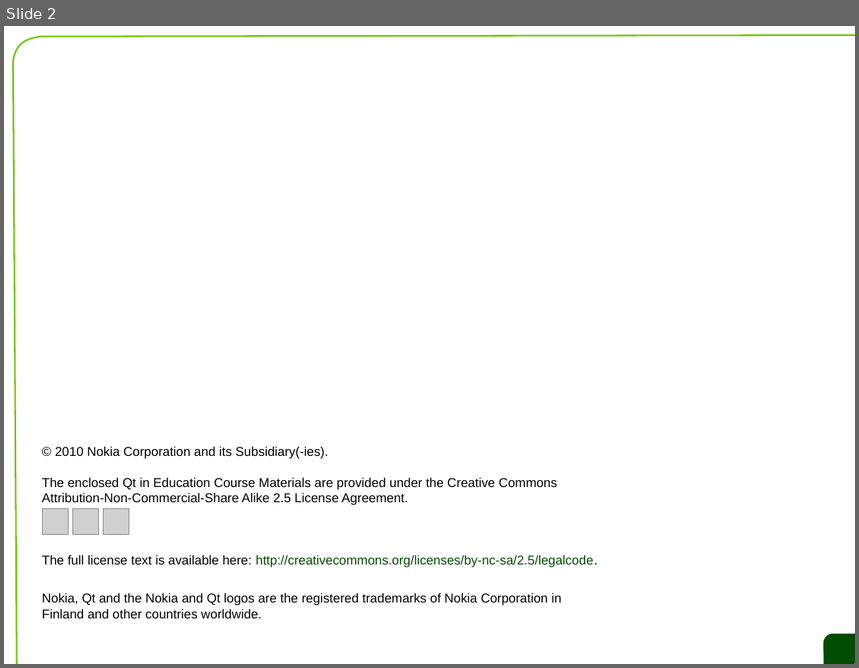
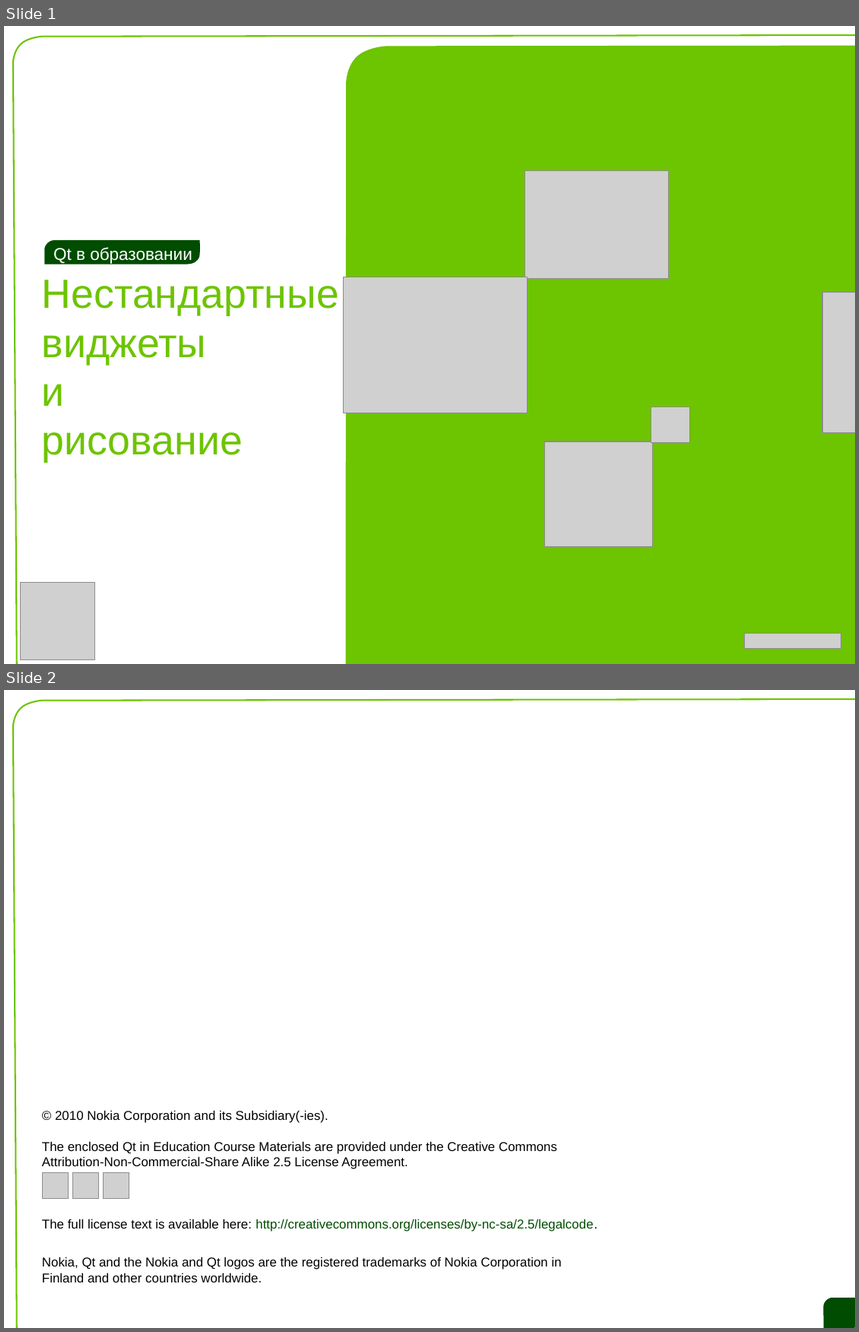
Before and after one commit to saa/qecm, a slide deck: L5/L5 Slides.odp. Shown one above the other, each under a label of ours: slide 2 before the commit, slides 1 and 2 after it. The pictures are 859x668 and 859x1332 pixels, drawn with LibreOffice and Linux fonts; fonts in the diff are those of the drawing; grey boxes stand for pictures; background and template pictures are left out. Boxes give left, top, right and bottom in pixels: in the first picture for what was removed or moved away, otherwise in the second. Text is boxed around its words. In the diff, an @@ line names an element or a change of style, - is before the commit and + after.

```diff
--- a/L5/L5 Slides.odp
+++ b/L5/L5 Slides.odp
@@ slide 1 added at (4, 26, 855, 664), background #FFFFFF; not listed: 2 template elements that a slide beside it also shows @@
@@ freeform shape added at (348, 47, 855, 664), fill #6DC400, outline #6DC400 4.31 pt @@
@@ text added at (47, 179, 813, 593), 32 pt, text #000000 @@
+.
@@ picture added at (525, 171, 669, 278) @@
@@ freeform shape added at (45, 240, 200, 264), fill #004C00 @@
@@ text added at (53, 247, 192, 265), 16 pt, text #FFFFFF @@
+Qt в образовании
@@ text added at (42, 280, 339, 462), 38 pt, text #6DC400 @@
+Нестандартные
+виджеты
+и
+рисование
@@ picture added at (343, 277, 527, 414) @@
@@ picture added at (823, 293, 855, 433) @@
@@ picture added at (652, 408, 690, 443) @@
@@ picture added at (544, 442, 653, 547) @@
@@ picture added at (20, 583, 94, 660) @@
@@ picture added at (745, 634, 842, 649) @@
```
Also in this commit, not shown: 5 slides changed, 2 other slides added, 3 slides removed, 1 other file.
